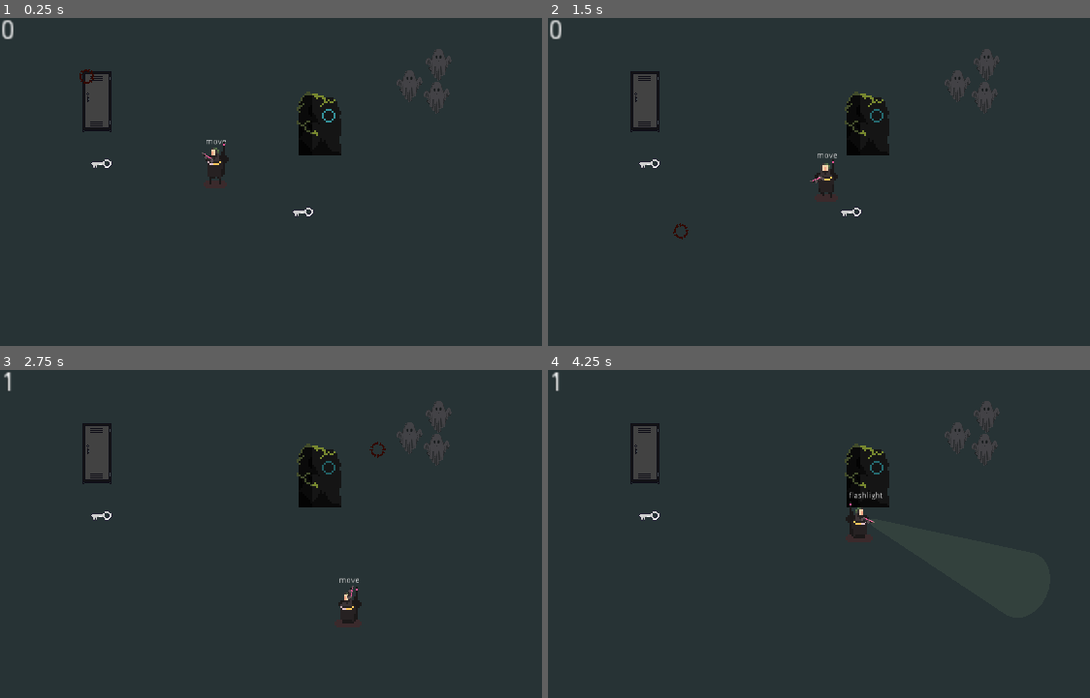
Above: before the commit, frames 1-4 (two rows, left to right).
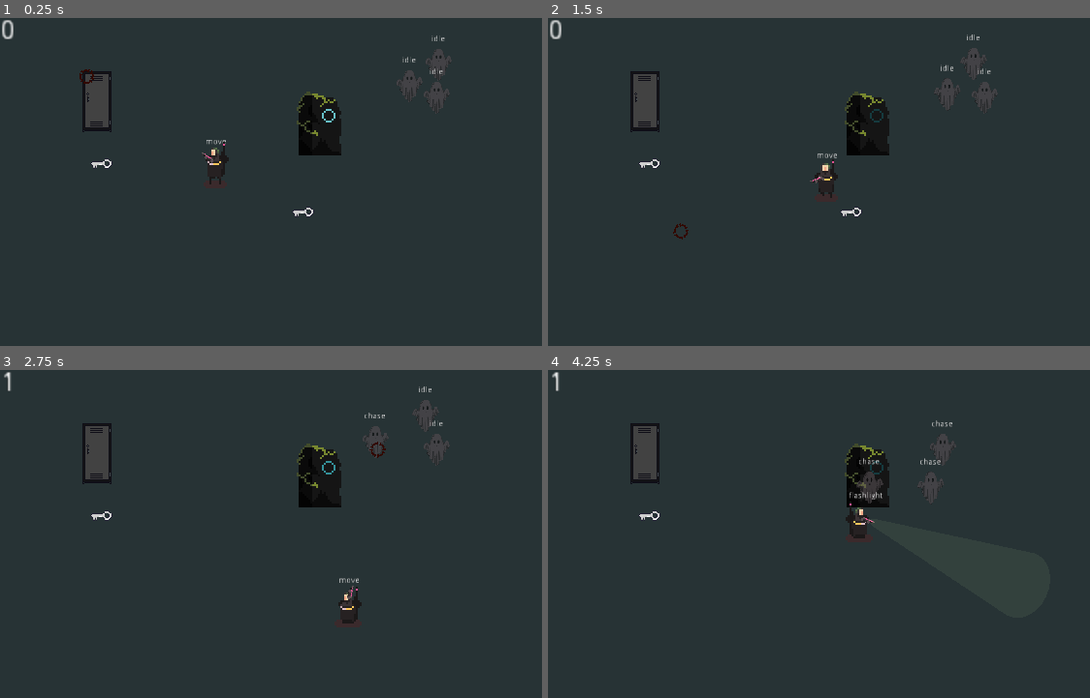
Above: after the commit, the same moments.

Repository: SeanTSinclair/Asylum
Game: Godot game, scene res://World.tscn
Same seed, same stepped clock (60 frames per second), same inputs: the game is played once before the commit and once after it.
Inputs (mouse positions are in pixels of both pictures, inside the frame that each line leads up to):
- Up to frame 1 (0.25 s): no input
- Up to frame 2 (1.5 s): move the mouse to (992, 175) at 0.52 s; press the mouse at (992, 175) at 0.53 s; hold D (move_right) 0.53-1.28 s; move the mouse to (732, 208) at 1.27 s; release the mouse at (732, 208) at 1.28 s; hold S (move_down) from 1.28 s (still down); click (732, 208) at 1.35 s
- Up to frame 3 (2.75 s): move the mouse to (373, 468) at 2.02 s; release S (move_down) at 2.03 s; hold D (move_right) from 2.03 s (still down); hold E (interact) from 2.03 s (still down); click (373, 468) at 2.3 s
- Up to frame 4 (4.25 s): move the mouse to (829, 612) at 2.77 s; release D (move_right) at 2.78 s; release E (interact) at 2.78 s; hold W (move_up) 2.78-3.53 s; click (829, 612) at 2.85 s; move the mouse to (1046, 596) at 3.52 s; press the mouse at (1046, 596) at 3.53 s; hold A (move_left) from 3.53 s (still down)

The runs differ from the first frame. In frame 1, less than 0.1% of the frame differs, in the area x 59-83%, y 5-32%; in frame 2, 0.6%; in frame 3, 0.6%; in frame 4, 1.1%, in the area x 56-84%, y 9-41%.

Commit message:
Fixes some bugs with the enemy AI and adds functional wander state. Ghosts avoid themselves to avoid stacking. There is a known bug with the flashlight triggering the chase state where the ghost will go in a completely wrong direction...

Diff:
--- a/Common/StateMachine.gd
+++ b/Common/StateMachine.gd
@@ -1,5 +1,7 @@
 extends Node
 class_name StateMachine
+
+signal changed_state(new_state)
 
 var state = null setget set_state
 var previous_state = null
@@ -29,7 +31,7 @@
 func set_state(new_state):
 	previous_state = state
 	state = new_state
-
+	emit_signal("changed_state", new_state)
 	if previous_state != null:
 		_exit_state(previous_state, new_state)
 	if new_state != null:
--- a/Enemies/Ghost.gd
+++ b/Enemies/Ghost.gd
@@ -1,17 +1,40 @@
-extends Area2D
+extends KinematicBody2D
 class_name Ghost
 
 const STUN_THRESHOLD = 100
+const PUSH_FORCE = 400
 
 onready var collision = $CollisionShape2D
 onready var animated_sprite = $AnimatedSprite
 onready var state_machine = $GhostFSM
 onready var stun_timer = $StunTimer
+onready var wander_controller = $WanderController
+onready var soft_collision = $SoftCollision
+onready var state_label = $Label # Remove later maybe?
+
+export var speed = 45
+export var accelleration = 200
+export var friction = 200
 
 var stun_amount : float = 0
+var velocity = Vector2.ZERO
 
-func add_stun_amount(amount):
+func _physics_process(delta):
+	if soft_collision.is_colliding():
+		velocity += soft_collision.get_push_vector() * delta * PUSH_FORCE
+
+	velocity = move_and_slide(velocity)
+
+func accellerate_towards_point(point, delta):
+	var direction = global_position.direction_to(point)
+	velocity = velocity.move_toward(direction * speed, accelleration * delta)
+
+func move_to_wander_target(delta):
+	accellerate_towards_point(wander_controller.target_position, delta)
+
+func add_stun_amount(player, amount):
 	if state_machine.state != state_machine.states.stunned:
+		state_machine.is_attacked_by(player)
 		stun_amount += amount
 		animated_sprite.material.set_shader_param("stun_amount", stun_amount / STUN_THRESHOLD)
 		if stun_amount >= STUN_THRESHOLD:
@@ -19,7 +42,17 @@
 			collision.disabled = true
 			stun_timer.start(stun_timer.wait_time)
 
+func slow_to_stop(delta):
+	velocity = velocity.move_toward(Vector2.ZERO, friction * delta)
+
+func distance_to_wander_target() -> float:
+	return global_position.distance_to(wander_controller.target_position)
+
 func _on_StunTimer_timeout():
 	stun_amount = 0
 	state_machine.is_stunned = false
+	collision.disabled = false
 	animated_sprite.material.set_shader_param("stun_amount", stun_amount / STUN_THRESHOLD)
+
+func _on_GhostFSM_changed_state(new_state):
+	state_label.text = str(new_state)
--- a/Enemies/Ghost.tscn
+++ b/Enemies/Ghost.tscn
@@ -1,11 +1,13 @@
-[gd_scene load_steps=29 format=2]
+[gd_scene load_steps=30 format=2]
 
 [ext_resource path="res://Enemies/ghost_idle.png" type="Texture" id=1]
 [ext_resource path="res://Enemies/ghost_move.png" type="Texture" id=2]
 [ext_resource path="res://Enemies/Ghost.gd" type="Script" id=3]
 [ext_resource path="res://Enemies/GhostStun.gdshader" type="Shader" id=4]
 [ext_resource path="res://Enemies/GhostFSM.gd" type="Script" id=5]
-[ext_resource path="res://Enemies/PlayerDetection.gd" type="Script" id=6]
+[ext_resource path="res://Enemies/PlayerDetection.tscn" type="PackedScene" id=6]
+[ext_resource path="res://Enemies/WanderController.tscn" type="PackedScene" id=7]
+[ext_resource path="res://Enemies/SoftCollision.tscn" type="PackedScene" id=8]
 
 [sub_resource type="Shader" id=21]
 code = "shader_type canvas_item;
@@ -111,10 +113,7 @@
 radius = 15.0
 height = 26.0
 
-[sub_resource type="CircleShape2D" id=23]
-radius = 256.861
-
-[node name="Ghost" type="Area2D"]
+[node name="Ghost" type="KinematicBody2D"]
 material = SubResource( 22 )
 scale = Vector2( 0.3, 0.3 )
 collision_layer = 8
@@ -139,20 +138,25 @@
 [node name="GhostFSM" type="Node" parent="."]
 script = ExtResource( 5 )
 
-[node name="PlayerDetection" type="Area2D" parent="."]
-collision_layer = 0
-collision_mask = 2
-script = ExtResource( 6 )
+[node name="PlayerDetection" parent="." instance=ExtResource( 6 )]
 
-[node name="CollisionShape2D" type="CollisionShape2D" parent="PlayerDetection"]
-shape = SubResource( 23 )
+[node name="WanderController" parent="." instance=ExtResource( 7 )]
+wander_range = 5
 
-[node name="RayCast2D" type="RayCast2D" parent="PlayerDetection"]
-cast_to = Vector2( 0, 250 )
-collision_mask = 3
+[node name="Label" type="Label" parent="."]
+margin_left = -20.0
+margin_top = -46.6667
+margin_right = 20.0
+margin_bottom = -32.6667
+text = "idle"
+align = 1
+valign = 1
+
+[node name="SoftCollision" parent="." instance=ExtResource( 8 )]
 
 [connection signal="timeout" from="StunTimer" to="." method="_on_StunTimer_timeout"]
-[connection signal="body_entered" from="PlayerDetection" to="PlayerDetection" method="_on_PlayerDetection_body_entered"]
-[connection signal="body_exited" from="PlayerDetection" to="PlayerDetection" method="_on_PlayerDetection_body_exited"]
+[connection signal="changed_state" from="GhostFSM" to="." method="_on_GhostFSM_changed_state"]
 [connection signal="can_see_player" from="PlayerDetection" to="GhostFSM" method="_on_PlayerDetection_can_see_player"]
 [connection signal="lost_player" from="PlayerDetection" to="GhostFSM" method="_on_PlayerDetection_lost_player"]
+
+[editable path="SoftCollision"]
--- a/Enemies/GhostFSM.gd
+++ b/Enemies/GhostFSM.gd
@@ -1,17 +1,53 @@
 extends StateMachine
+
+const STOP_DISTANCE = 10
 
 var player = null
 var is_stunned = false
 
 func _ready():
+	randomize()
 	add_state("idle")
 	add_state("wander")
 	add_state("chase")
 	add_state("stunned")
 	call_deferred("set_state", states.idle)
 
-func _state_logic(_delta):
-	pass
+func _state_logic(delta):
+	if state == states.idle:
+		parent.slow_to_stop(delta)
+		update_passive_state()
+	if state == states.wander:
+		update_passive_state()
+		wander(delta)
+	if state == states.chase:
+		move_to_player(delta)
+	if state == states.stunned:
+		parent.slow_to_stop(delta)
+
+func update_passive_state():
+	if parent.wander_controller.get_time_left() == 0:
+		choose_passive_state()
+
+func choose_passive_state():
+	var passive_states = [states.idle, states.wander]
+	passive_states.shuffle()
+	set_state(passive_states.pop_front())
+	parent.wander_controller.start_timer(rand_range(1, 3))
+
+func is_attacked_by(player):
+	self.player = player
+	set_state(states.chase)
+
+func move_to_player(delta):
+	if player != null:
+		if parent.global_position.distance_to(player.global_position) > STOP_DISTANCE:
+			parent.accellerate_towards_point(player.global_position, delta)
+
+func wander(delta):
+	parent.move_to_wander_target(delta)
+	if parent.distance_to_wander_target() < parent.speed * delta:
+		choose_passive_state()
 
 func _get_transition(_delta):
 	match state:
@@ -36,14 +72,14 @@
 	return null
 
 func _enter_state(new_state, old_state):
-	print("Entering " + str(new_state) + " from " + str(old_state))
 	pass
 
 func _exit_state(old_state, new_state):
-	pass
+	if old_state == states.chase && player != null:
+		player = null
 
-func _on_PlayerDetection_can_see_player(player):
-	self.player = player
+func _on_PlayerDetection_can_see_player(col):
+	self.player = col
 
 func _on_PlayerDetection_lost_player():
 	player = null
--- a/Enemies/PlayerDetection.gd
+++ b/Enemies/PlayerDetection.gd
@@ -7,7 +7,7 @@
 
 var player = null
 
-func _physics_process(delta):
+func _physics_process(_delta):
 	if player != null:
 		var collision = ray.get_collider()
 		ray.cast_to = global_position.direction_to(player.global_position) * 200
@@ -18,7 +18,7 @@
 	player = body
 	ray.enabled = true
 
-func _on_PlayerDetection_body_exited(body):
+func _on_PlayerDetection_body_exited(_body):
 	ray.enabled = false
 	if player != null:
 		emit_signal("lost_player")
--- /dev/null
+++ b/Enemies/PlayerDetection.tscn
@@ -0,0 +1,21 @@
+[gd_scene load_steps=3 format=2]
+
+[ext_resource path="res://Enemies/PlayerDetection.gd" type="Script" id=1]
+
+[sub_resource type="CircleShape2D" id=23]
+radius = 256.861
+
+[node name="PlayerDetection" type="Area2D"]
+collision_layer = 0
+collision_mask = 2
+script = ExtResource( 1 )
+
+[node name="CollisionShape2D" type="CollisionShape2D" parent="."]
+shape = SubResource( 23 )
+
+[node name="RayCast2D" type="RayCast2D" parent="."]
+cast_to = Vector2( 0, 250 )
+collision_mask = 3
+
+[connection signal="body_entered" from="." to="." method="_on_PlayerDetection_body_entered"]
+[connection signal="body_exited" from="." to="." method="_on_PlayerDetection_body_exited"]
--- /dev/null
+++ b/Enemies/SoftCollision.gd
@@ -0,0 +1,17 @@
+extends Area2D
+
+func is_colliding() -> bool:
+	var collisions = get_overlapping_areas()
+	return collisions.size() > 0
+
+func get_push_vector() -> Vector2:
+	if !is_colliding():
+		return Vector2.ZERO
+
+	var collisions = get_overlapping_areas()
+	var collision = collisions[0]
+
+	var push_vector = collision.global_position.direction_to(global_position)
+	push_vector = push_vector.normalized()
+
+	return push_vector
--- /dev/null
+++ b/Enemies/SoftCollision.tscn
@@ -0,0 +1,14 @@
+[gd_scene load_steps=3 format=2]
+
+[ext_resource path="res://Enemies/SoftCollision.gd" type="Script" id=1]
+
+[sub_resource type="CircleShape2D" id=23]
+radius = 13.7437
+
+[node name="SoftCollision" type="Area2D"]
+collision_layer = 64
+collision_mask = 64
+script = ExtResource( 1 )
+
+[node name="CollisionShape2D" type="CollisionShape2D" parent="."]
+shape = SubResource( 23 )
--- /dev/null
+++ b/Enemies/WanderController.gd
@@ -0,0 +1,22 @@
+extends Node2D
+export var wander_range : int = 3
+
+onready var start_position = global_position
+onready var target_position = global_position
+onready var timer = $Timer
+
+func _ready():
+	update_target_position()
+
+func update_target_position():
+	var target_vector = Vector2(rand_range(-wander_range, wander_range), rand_range(-wander_range, wander_range))
+	target_position = start_position + target_vector
+
+func get_time_left():
+	return timer.time_left
+
+func start_timer(duration):
+	timer.start(duration)
+
+func _on_Timer_timeout():
+	update_target_position()
--- /dev/null
+++ b/Enemies/WanderController.tscn
@@ -0,0 +1,12 @@
+[gd_scene load_steps=2 format=2]
+
+[ext_resource path="res://Enemies/WanderController.gd" type="Script" id=1]
+
+[node name="WanderController" type="Node2D"]
+script = ExtResource( 1 )
+
+[node name="Timer" type="Timer" parent="."]
+one_shot = true
+autostart = true
+
+[connection signal="timeout" from="Timer" to="." method="_on_Timer_timeout"]
--- a/Player/Flashlight.gd
+++ b/Player/Flashlight.gd
@@ -19,7 +19,7 @@
 					current_targets.append(collider)
 
 	for target in current_targets:
-		target.add_stun_amount(stun_amount)
+		target.add_stun_amount(owner.owner, stun_amount)
 
 	current_targets.clear()
 
--- a/Player/Player.tscn
+++ b/Player/Player.tscn
@@ -176,7 +176,7 @@
 radius = 19.0263
 
 [node name="Player" type="KinematicBody2D"]
-collision_layer = 3
+collision_layer = 2
 script = ExtResource( 2 )
 
 [node name="Label" type="Label" parent="."]
@@ -194,6 +194,7 @@
 flip_h = true
 hframes = 10
 vframes = 6
+frame = 2
 
 [node name="CollisionShape2D" type="CollisionShape2D" parent="."]
 position = Vector2( 0, 3 )
@@ -204,7 +205,6 @@
 
 [node name="PlayerStats" type="Node" parent="StateMachine"]
 script = ExtResource( 4 )
-flashlight_speed_reduction_modifier = 0.1
 
 [node name="AnimationPlayer" type="AnimationPlayer" parent="."]
 anims/RESET = SubResource( 7 )
@@ -250,32 +250,23 @@
 [node name="RayCast" type="RayCast2D" parent="Rotator/Flashlight/Raycasts"]
 cast_to = Vector2( 100, 0 )
 collision_mask = 9
-collide_with_areas = true
-collide_with_bodies = false
 
 [node name="RayCast2" type="RayCast2D" parent="Rotator/Flashlight/Raycasts"]
 cast_to = Vector2( 100, 8 )
 collision_mask = 9
 collide_with_areas = true
-collide_with_bodies = false
 
 [node name="RayCast5" type="RayCast2D" parent="Rotator/Flashlight/Raycasts"]
 cast_to = Vector2( 100, 15 )
 collision_mask = 9
-collide_with_areas = true
-collide_with_bodies = false
 
 [node name="RayCast3" type="RayCast2D" parent="Rotator/Flashlight/Raycasts"]
 cast_to = Vector2( 100, -8 )
 collision_mask = 9
-collide_with_areas = true
-collide_with_bodies = false
 
 [node name="RayCast4" type="RayCast2D" parent="Rotator/Flashlight/Raycasts"]
 cast_to = Vector2( 100, -15 )
 collision_mask = 9
-collide_with_areas = true
-collide_with_bodies = false
 
 [node name="InteractionController" type="Area2D" parent="."]
 collision_layer = 0
--- a/World.gd
+++ b/World.gd
@@ -7,6 +7,7 @@
 func _ready():
 	GameInfo.connect("key_collected", self, "update_keys_collected")
 	GameInfo.connect("all_keys_collected", self, "show_door_unlocked_text")
+	randomize()
 
 func update_keys_collected(amount):
 	key_collected_text.text = str(amount)
--- a/World.tscn
+++ b/World.tscn
@@ -86,6 +86,9 @@
 [node name="Player" parent="YSort" instance=ExtResource( 1 )]
 position = Vector2( 111, 75 )
 
+[node name="RemoteTransform2D" type="RemoteTransform2D" parent="YSort/Player"]
+remote_path = NodePath("../../../Camera2D")
+
 [node name="Ghost" parent="YSort" instance=ExtResource( 3 )]
 position = Vector2( 211, 34 )
 
@@ -101,7 +104,7 @@
 [node name="AnimatedSprite" type="AnimatedSprite" parent="YSort/StuffInTheWay"]
 position = Vector2( 0, -9.5 )
 frames = SubResource( 9 )
-frame = 3
+frame = 5
 playing = true
 
 [node name="LightOccluder2D" type="LightOccluder2D" parent="YSort/StuffInTheWay/AnimatedSprite"]
@@ -116,3 +119,7 @@
 
 [node name="Key2" parent="YSort" instance=ExtResource( 5 )]
 position = Vector2( 53, 75 )
+
+[node name="Camera2D" type="Camera2D" parent="."]
+position = Vector2( 111, 75 )
+smoothing_enabled = true
--- a/project.godot
+++ b/project.godot
@@ -9,7 +9,7 @@
 config_version=4
 
 _global_script_classes=[ {
-"base": "Area2D",
+"base": "KinematicBody2D",
 "class": "Ghost",
 "language": "GDScript",
 "path": "res://Enemies/Ghost.gd"
@@ -130,6 +130,7 @@
 2d_physics/layer_4="Ghost"
 2d_physics/layer_5="MadMan"
 2d_physics/layer_6="Interactable"
+2d_physics/layer_7="Soft Collisions"
 
 [physics]
 
